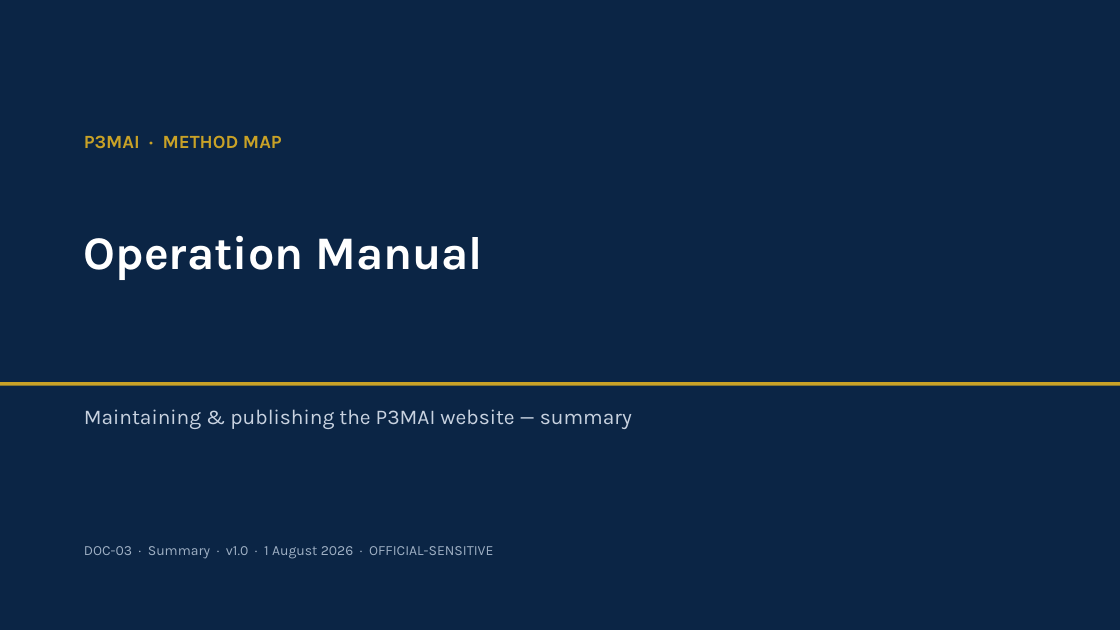
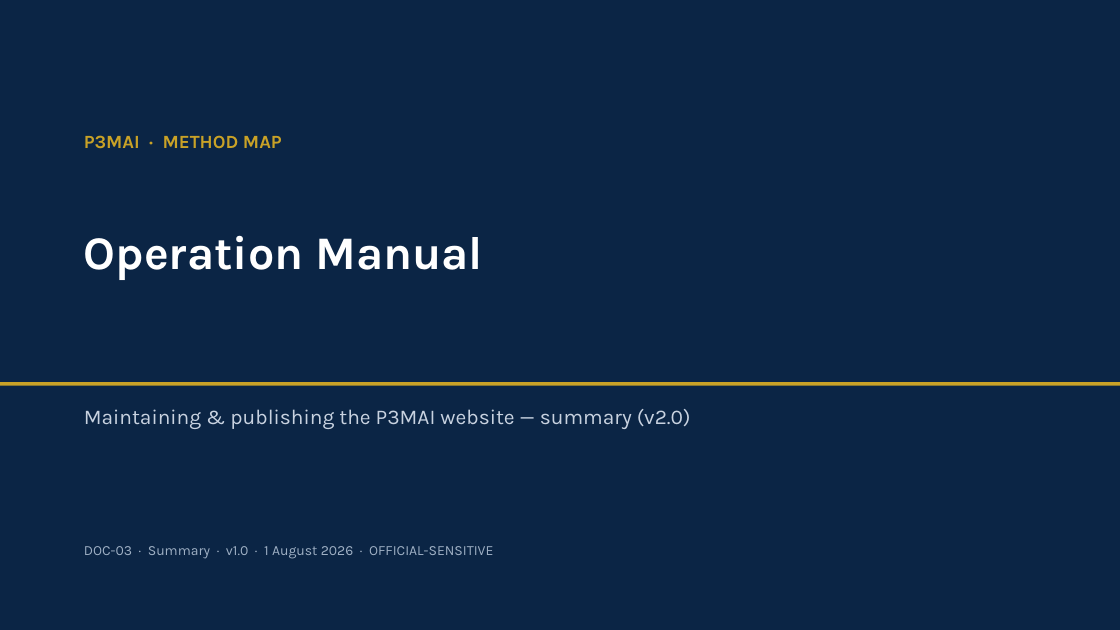
Before and after one commit to DRC63/p3mai-website, a slide deck: slide 1 of docs/03_Operation_Manual_Summary.pptx. Drawn at 1120x630 pixels with LibreOffice and Linux fonts; fonts in the diff are those of the drawing. Boxes give left, top, right and bottom in pixels: in the first picture for what was removed or moved away, otherwise in the second. Text is boxed around its words. In the diff, an @@ line names an element or a change of style, - is before the commit and + after.

```diff
--- a/docs/03_Operation_Manual_Summary.pptx
+++ b/docs/03_Operation_Manual_Summary.pptx
@@ text at <box>84,409,691,429</box>: text changed @@
-Maintaining & publishing the P3MAI website — summary
+Maintaining & publishing the P3MAI website — summary (v2.0)
```
Also in this commit, not shown: 7 other slides changed, 13 other files.
